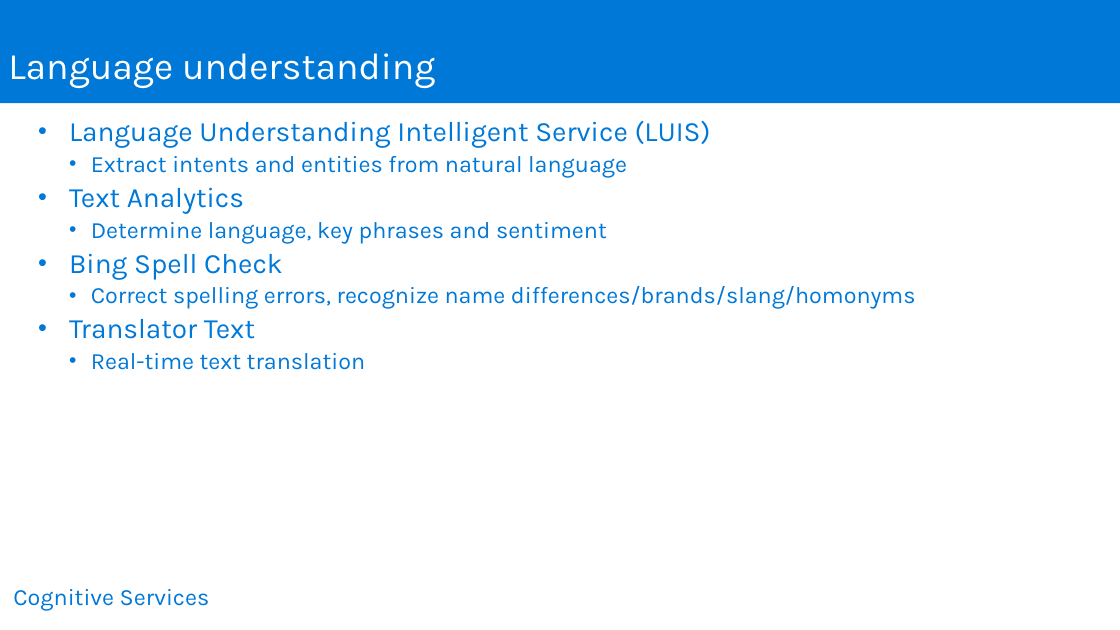
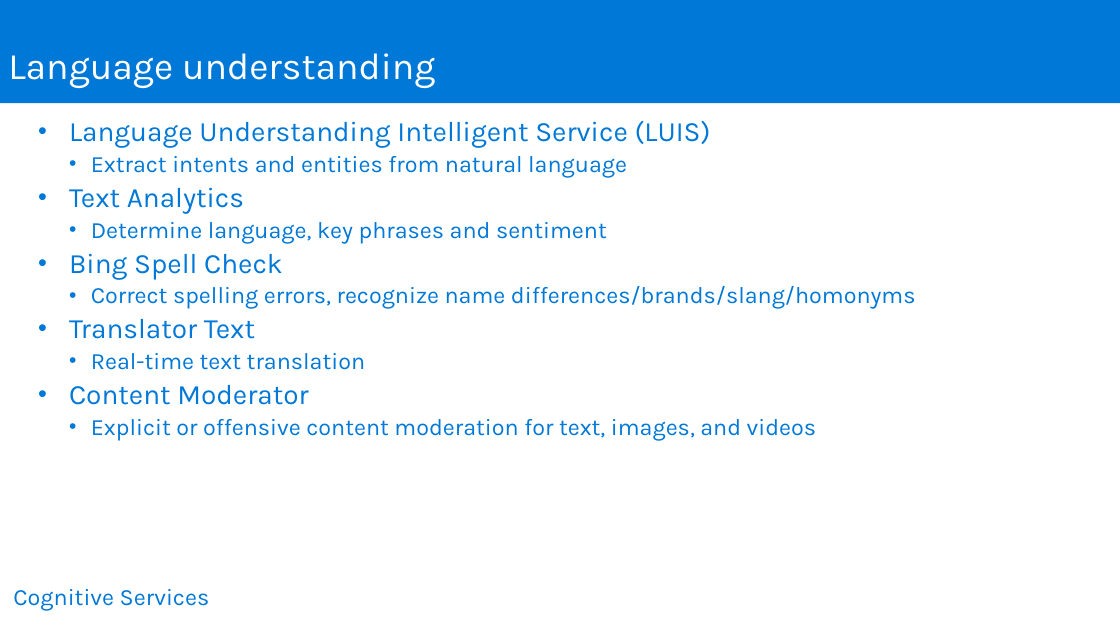
Before and after one commit to joeax/LearnAI-DesigningandArchitectingIntelligentAgents, a slide deck: slide 6 of 05-cognitive_services/resources/slides/IntelligentAgent_05_CognitiveServices_Instructor.pptx. Drawn at 1120x630 pixels with LibreOffice and Linux fonts; fonts in the diff are those of the drawing; background and template pictures are left out. Boxes give left, top, right and bottom in pixels: in the first picture for what was removed or moved away, otherwise in the second. Text is boxed around its words. In the diff, an @@ line names an element or a change of style, - is before the commit and + after.

```diff
--- a/05-cognitive_services/resources/slides/IntelligentAgent_05_CognitiveServices_Instructor.pptx
+++ b/05-cognitive_services/resources/slides/IntelligentAgent_05_CognitiveServices_Instructor.pptx
@@ text at (69, 385, 817, 440): paragraphs added @@
+• Content Moderator
+  • Explicit or offensive content moderation for text, images, and videos
```
Also in this commit, not shown: 8 other slides changed, 1 slide added, 9 slides removed, 2 other files.
